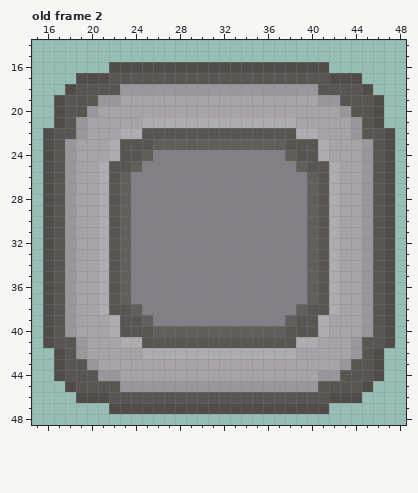
Pixel-art file -- to_import/Menu_UI.ase. This is how it looked before the edit.
64x64 pixels, 6 frames. Shown: old frame 2: x 15..48, y 14..48. The commit also changed other frames, which this record leaves out.
Once edited:
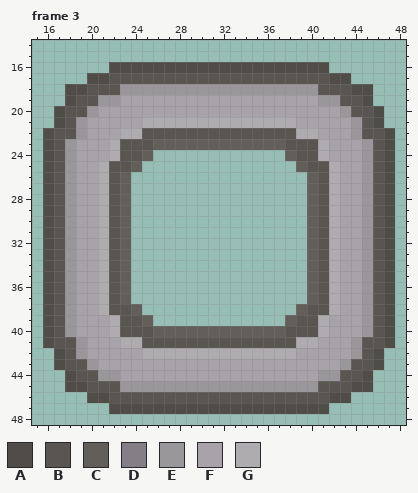
Palette (. is transparent): A #504d49  B #595652  C #625f5b  D #847e87  E #9a979b  F #a7a3a8  G #aeacaf
A new or re-ordered frame is compared with the old frame closest to it.
Edits made:
{"change": "frames 6 -> 7"}
{"where": "frame 3 is new; against old frame 2"}
{"frame":3,"y":17,"x":19,"old":"A","new":"."}
{"frame":3,"y":17,"x":44,"old":"A","new":"."}
{"frame":3,"y":18,"x":19,"old":"B","new":"A"}
{"frame":3,"y":18,"x":44,"old":"B","new":"A"}
{"frame":3,"y":19,"x":17,"old":"AB","new":".A"}
{"frame":3,"y":19,"x":45,"old":"BA","new":"A."}
{"frame":3,"y":24,"x":26,"old":"DDDDDDDDDDDD","new":"............"}
{"frame":3,"y":25,"x":25,"old":"DDDDDDDDDDDDDD","new":".............."}
{"frame":3,"y":26,"x":24,"old":"DDDDDDDDDDDDDDDD","new":"................"}
{"frame":3,"y":27,"x":24,"old":"DDDDDDDDDDDDDDDD","new":"................"}
{"frame":3,"y":28,"x":24,"old":"DDDDDDDDDDDDDDDD","new":"................"}
{"frame":3,"y":29,"x":24,"old":"DDDDDDDDDDDDDDDD","new":"................"}
{"frame":3,"y":30,"x":24,"old":"DDDDDDDDDDDDDDDD","new":"................"}
{"frame":3,"y":31,"x":24,"old":"DDDDDDDDDDDDDDDD","new":"................"}
{"frame":3,"y":32,"x":24,"old":"DDDDDDDDDDDDDDDD","new":"................"}
{"frame":3,"y":33,"x":24,"old":"DDDDDDDDDDDDDDDD","new":"................"}
{"frame":3,"y":34,"x":24,"old":"DDDDDDDDDDDDDDDD","new":"................"}
{"frame":3,"y":35,"x":24,"old":"DDDDDDDDDDDDDDDD","new":"................"}
{"frame":3,"y":36,"x":24,"old":"DDDDDDDDDDDDDDDD","new":"................"}
{"frame":3,"y":37,"x":24,"old":"DDDDDDDDDDDDDDDD","new":"................"}
{"frame":3,"y":38,"x":25,"old":"DDDDDDDDDDDDDD","new":".............."}
{"frame":3,"y":39,"x":26,"old":"DDDDDDDDDDDD","new":"............"}
{"frame":3,"y":44,"x":17,"old":"AB","new":".A"}
{"frame":3,"y":44,"x":45,"old":"BA","new":"A."}
{"frame":3,"y":45,"x":19,"old":"B","new":"A"}
{"frame":3,"y":45,"x":44,"old":"B","new":"A"}
{"frame":3,"y":46,"x":19,"old":"A","new":"."}
{"frame":3,"y":46,"x":44,"old":"A","new":"."}
{"label":"changed","picture_box":[54,73,87,106]}
{"label":"changed","picture_box":[351,73,384,106]}
{"label":"erased","picture_box":[131,150,307,326]}
{"label":"changed","picture_box":[54,370,87,403]}
{"label":"changed","picture_box":[351,370,384,403]}
